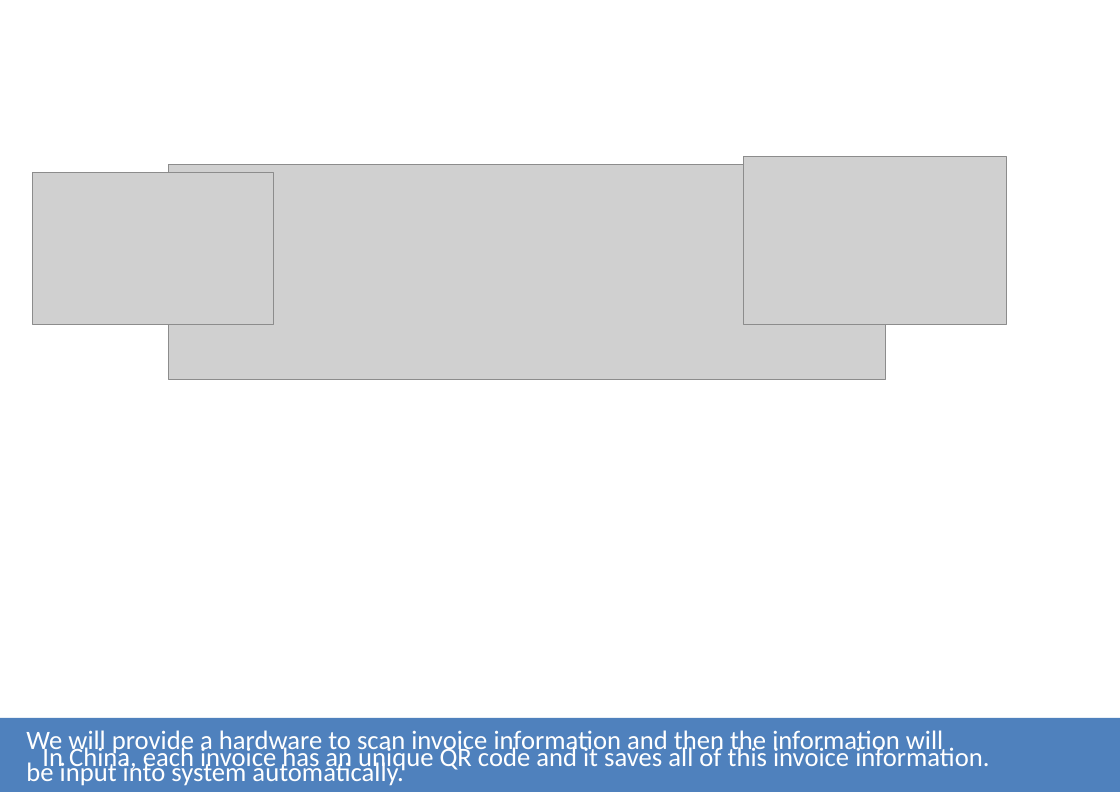
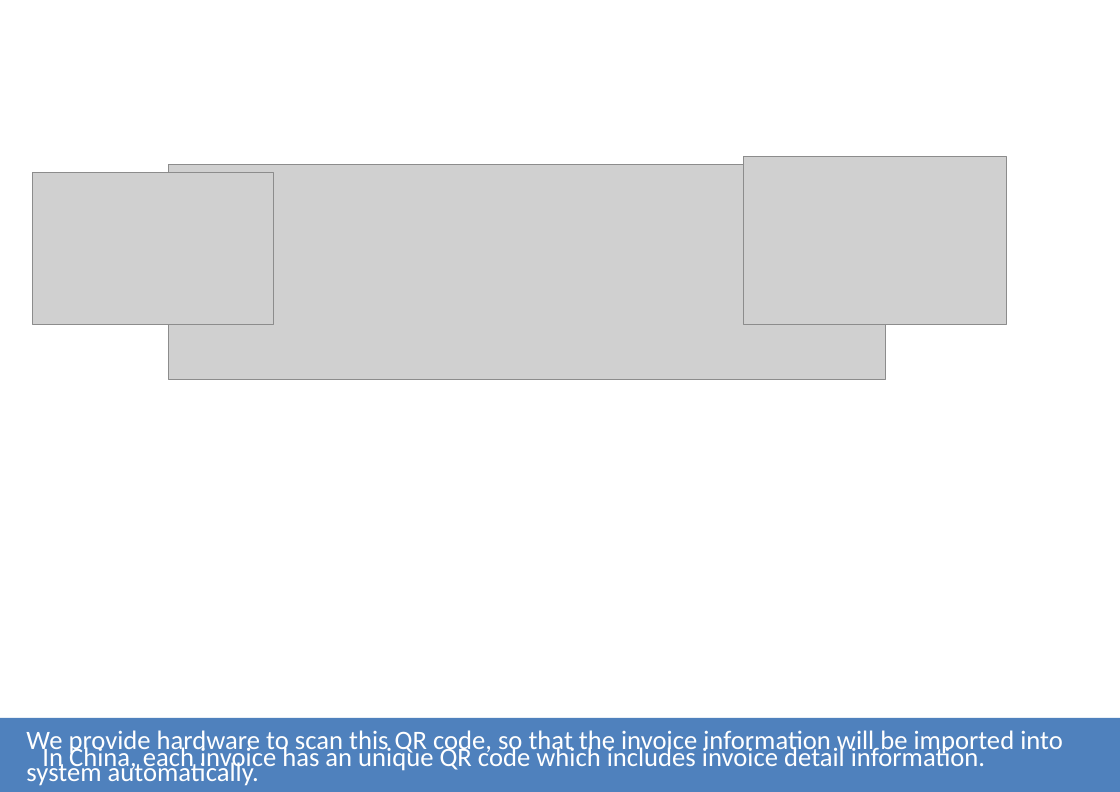
Before and after one commit to tjvictor/auto-scan, a slide deck: slide 5 of src/main/presentation/FinTechathon_2nd.pptx. Drawn at 1120x792 pixels with LibreOffice and Linux fonts; fonts in the diff are those of the drawing; grey boxes stand for pictures. Boxes give left, top, right and bottom in pixels: in the first picture for what was removed or moved away, otherwise in the second. Text is boxed around its words. In the diff, an @@ line names an element or a change of style, - is before the commit and + after.

```diff
--- a/src/main/presentation/FinTechathon_2nd.pptx
+++ b/src/main/presentation/FinTechathon_2nd.pptx
@@ text at (x1=26, y1=730, x2=1063, y2=786): text changed @@
-We will provide a hardware to scan invoice information and then the information will be input into system automatically.
+We provide hardware to scan this QR code, so that the invoice information will be imported into system automatically.
@@ text at (x1=42, y1=744, x2=985, y2=772): text changed @@
-In China, each invoice has an unique QR code and it saves all of this invoice information.
+In China, each invoice has an unique QR code which includes invoice detail information.
```
Also in this commit, not shown: 7 other slides changed, 1 slide added, 1 other file.
